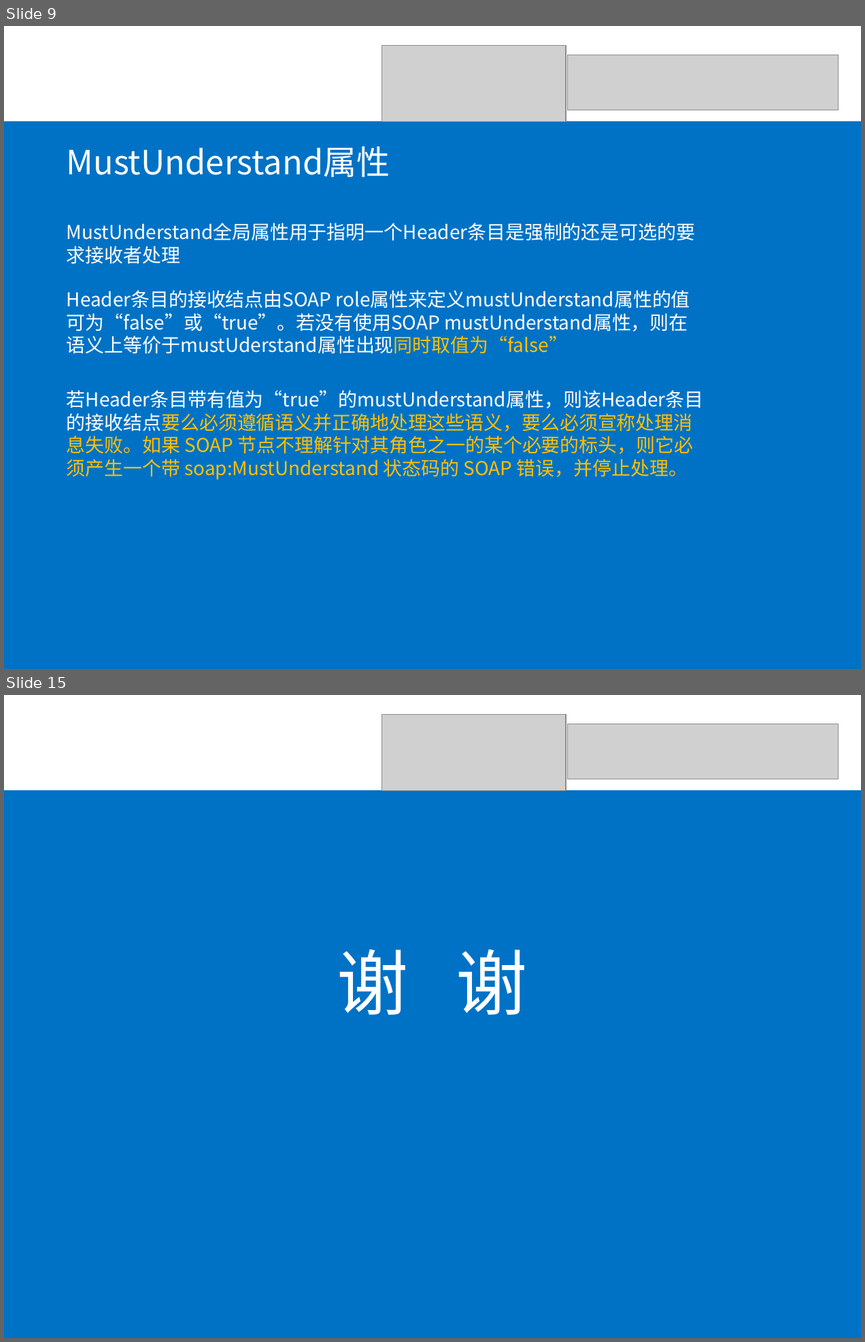
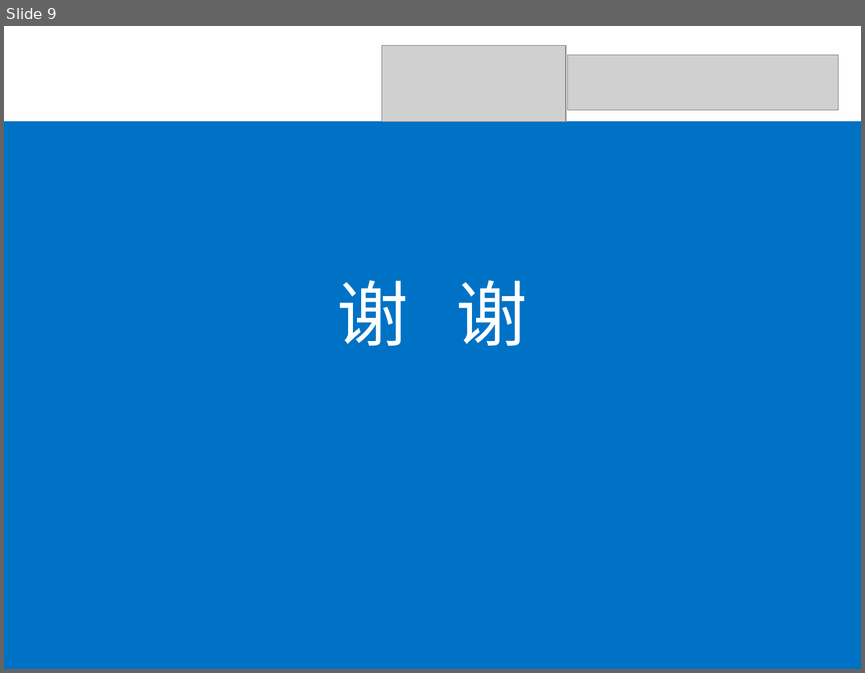
Before and after one commit to SOATeam/homework, a slide deck: assignment5/SOAP Fault课堂报告/SOAP Fault课堂报告.ppt. Shown one above the other, each under a label of ours: slides 9 and 15 before the commit, slide 9 after it; the slides between them are not shown. The pictures are 865x1342 and 865x673 pixels, drawn with LibreOffice and Linux fonts; fonts in the diff are those of the drawing; grey boxes stand for pictures. Boxes give left, top, right and bottom in pixels: in the first picture for what was removed or moved away, otherwise in the second. Text is boxed around its words. In the diff, an @@ line names an element or a change of style, - is before the commit and + after.

```diff
--- a/assignment5/SOAP Fault课堂报告/SOAP Fault课堂报告.ppt
+++ b/assignment5/SOAP Fault课堂报告/SOAP Fault课堂报告.ppt
@@ slide 9 removed at (x1=4, y1=26, x2=861, y2=669), background #FFFFFF @@
@@ picture removed at (x1=382, y1=46, x2=566, y2=122) @@
@@ picture removed at (x1=568, y1=55, x2=838, y2=110) @@
@@ rectangle removed at (x1=4, y1=121, x2=861, y2=669) @@
@@ text removed at (x1=67, y1=146, x2=390, y2=177) @@
-MustUnderstand属性
@@ text removed at (x1=58, y1=216, x2=715, y2=271) @@
-MustUnderstand全局属性用于指明一个Header条目是强制的还是可选的要求接收者处理
@@ text removed at (x1=67, y1=290, x2=688, y2=354) @@
-Header条目的接收结点由SOAP role属性来定义mustUnderstand属性的值可为“false”或“true”。若没有使用SOAP mustUnderstand属性，则在语义上等价于mustUderstand属性出现同时取值为“false”
@@ text removed at (x1=67, y1=390, x2=704, y2=480) @@
-若Header条目带有值为“true”的mustUnderstand属性，则该Header条目的接收结点要么必须遵循语义并正确地处理这些语义，要么必须宣称处理消息失败。如果 SOAP 节点不理解针对其角色之一的某个必要的标头，则它必须产生一个带 soap:MustUnderstand 状态码的 SOAP 错误，并停止处理。
@@ what was slide 15 is now slide 9 @@
```
Also in this commit, not shown: 2 slides changed, 6 slides added, 11 other slides removed.
